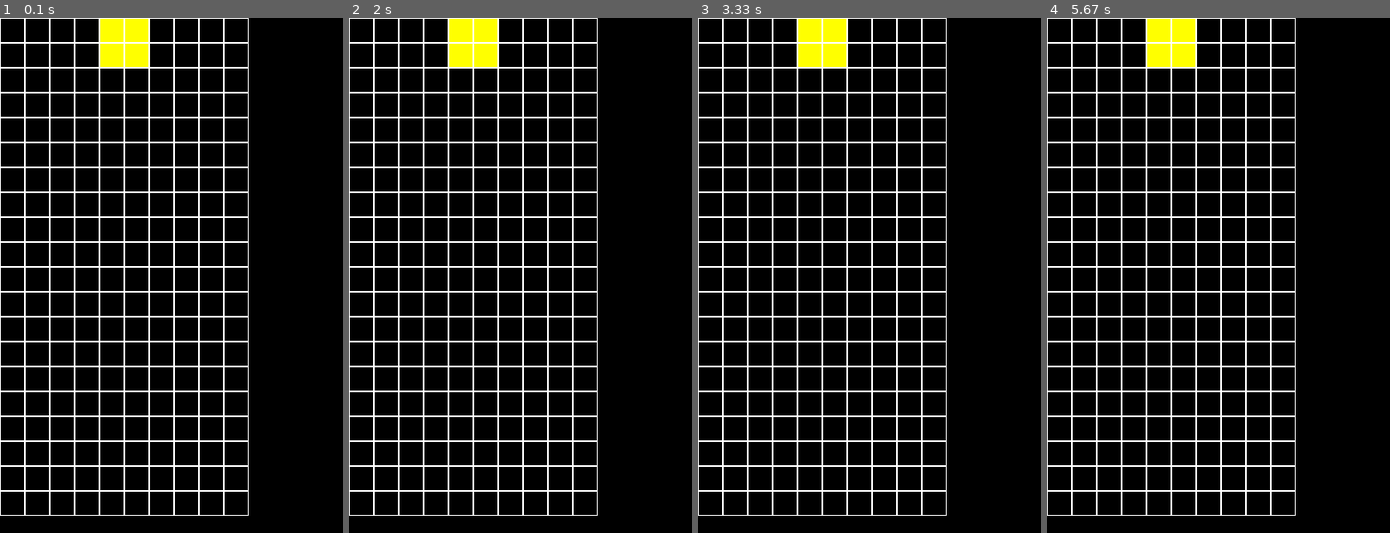
Above: before the commit, frames 1-4 (left to right).
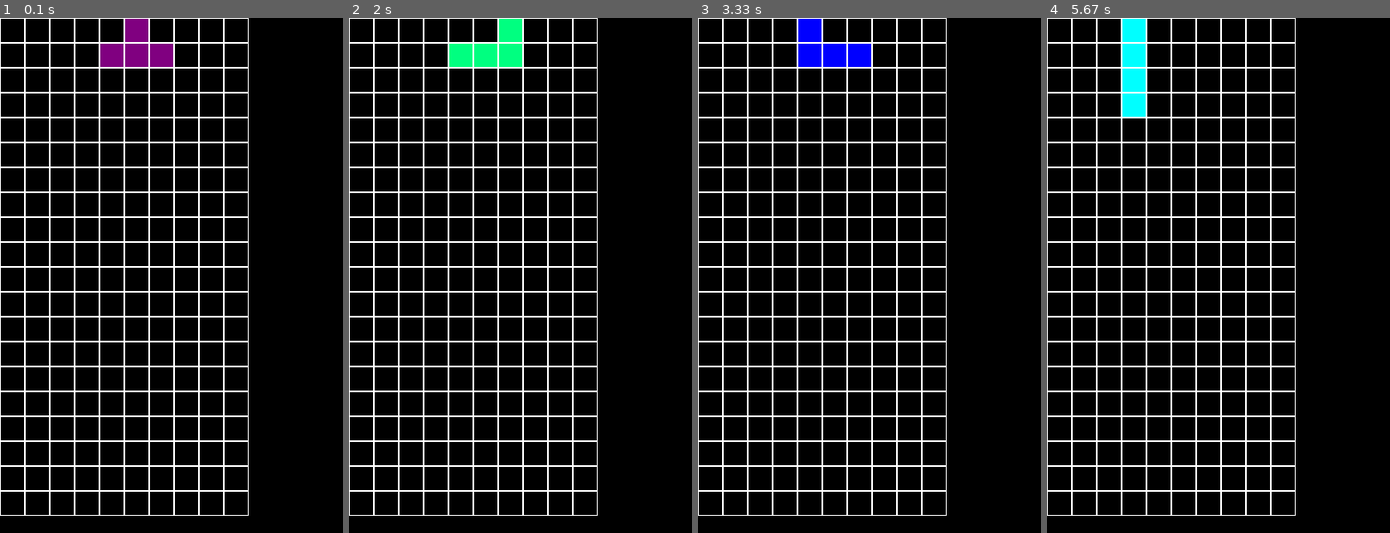
Above: after the commit, the same moments.

Repository: The-Bambi/Pygame_tetris
Game: pygame game, started from main.py
Two runs of this game, one before a commit and one after it. Both use one fixed random seed, a clock stepped at 60 frames per second and the inputs below.
Inputs:
- Up to frame 1 (0.1 s): no input
- Up to frame 2 (2 s): hold Right Ctrl 0.33-0.8 s; hold Right 0.33-0.8 s; hold Right 0.83-1.3 s; tap Right Ctrl at 0.9, 1.2, 1.4, 1.73 s; hold Up 1.33-1.63 s; hold Right from 1.67 s (still down)
- Up to frame 3 (3.33 s): tap Right Ctrl at 2.03, 2.23, 2.53, 2.8, 3.13 s; release Right at 2.13 s; hold Left 2.17-2.7 s; hold Down 2.73-3.03 s; hold Left from 3.07 s (still down)
- Up to frame 4 (5.67 s): tap Right Ctrl at 3.43, 3.57, 3.97, 4.27, 4.63, 5.03, 5.33, 5.53 s; release Left at 3.47 s; hold Up 3.5-3.87 s; hold Right 3.9-4.53 s; hold Down 4.57-4.93 s; hold Left 4.97-5.43 s; hold Right from 5.47 s (still down)

The runs differ from the first frame. In frame 1, 1.5% of the frame differs, in the area x 29-51%, y 0-10%; in frame 2, 1.8%; in frame 3, 1.5%; in frame 4, 2.4%, in the area x 22-44%, y 0-20%.

Commit message:
Added basic, buggy piling mechanic

Diff:
--- a/block.py
+++ b/block.py
@@ -18,21 +18,20 @@
 
     def fall(self):
         self.y +=1
-        print(self.x,self.y)
 
     def moveLeft(self):
         if self.x == 0:
             return
         self.x -= 1
-        print(self.x,self.y)
 
     def moveRight(self):
         if self.x == 10 - self.array.shape[1]:
             return
         self.x += 1
-        print(self.x,self.y)
 
     def rotate(self):
+        if (self.array.shape[0] + self.x) > 9:
+            self.x -= 1
         self.array = np.rot90(self.array)
 
 
--- a/grid.py
+++ b/grid.py
@@ -9,20 +9,18 @@
 class Grid:
     def __init__(self, screen):
         self.grid = np.zeros((10,20))
-        print(self.grid.shape)
+        self.pile = np.zeros((10,20))
         self.screen = screen
         self.activeBlock = None
-        self.pile = Pile()
         self.lastFallTime = time()
         self.fallFreq = 1
 
     def update(self):
-        if self.activeBlock is not None:
-            if time() - self.lastFallTime > self.fallFreq:
+        if time() - self.lastFallTime > self.fallFreq:
+            if self.activeBlock is not None:
                 self.activeBlock.fall()
-                    #self.pile.add_block(self.activeBlock)
-                    #self.spawn()
                 self.lastFallTime = time()
+            else: self.spawn()
 
     def show(self):
         for y_index, line in enumerate(self.grid.T):
@@ -30,7 +28,19 @@
                 color = (0,0,0)
                 if pixl == 1.0:
                     color = (255,255,0)
-                if pixl == 8:
+                if pixl == 2.0:
+                    color = (0,255,255)
+                if pixl == 3.0:
+                    color = (128,0,128)
+                if pixl == 4.0:
+                    color = (0,255,50)
+                if pixl == 5.0:#z
+                    color = (0,255,50)
+                if pixl == 6.0:#j
+                    color = (0,0,255)
+                if pixl == 7.0:#l
+                    color = (0,255,128)
+                if pixl == 8.0:
                     color = (255,255,255)
                 #print(index,': ',pixl,': ',(x, y, 29, 29))
                 draw.rect(self.screen, (255,255,255), (x_index*29, y_index*29, 29, 29),1)
@@ -38,28 +48,25 @@
 
     def reset(self):
         self.grid = np.zeros((10,20))
+        self.grid += self.pile
 
 
     def spawn(self):
-        '''
-        if self.activeBlock is None:
-            block_type = choice("IOTSZJL")
-            if block_type == "I":
-                self.activeBlock = I()
-            if block_type == "O":
-                self.activeBlock = O()
-            if block_type == "T":
-                self.activeBlock = T()
-            if block_type == "S":
-                self.activeBlock = S()
-            if block_type == "Z":
-                self.activeBlock = Z()
-            if block_type == "J":
-                self.activeBlock = J()
-            if block_type == "L":
-                self.activeBlock = L()
-        '''
-        self.activeBlock = O()
+        block_type = choice("IOTSZJL")
+        if block_type == "I":
+            self.activeBlock = I()
+        if block_type == "O":
+            self.activeBlock = O()
+        if block_type == "T":
+            self.activeBlock = T()
+        if block_type == "S":
+            self.activeBlock = S()
+        if block_type == "Z":
+            self.activeBlock = Z()
+        if block_type == "J":
+            self.activeBlock = J()
+        if block_type == "L":
+            self.activeBlock = L()
 
     def fit_block(self):
         if self.activeBlock is not None:
@@ -67,4 +74,23 @@
             x = self.activeBlock.x
             y = self.activeBlock.y
 
-            self.grid[x:x+shape[0],y:y+shape[1]] = self.activeBlock.array
+            self.grid[x:x+shape[1],y:y+shape[0]] += self.activeBlock.array.T
+
+    def check(self):
+        if self.activeBlock is not None:
+            shape = self.activeBlock.array.shape
+            x = self.activeBlock.x
+            y = self.activeBlock.y
+
+            if y + shape[0] > 19:
+                self.pile[x:x+shape[1],y:y+shape[0]] += self.activeBlock.array.T
+                self.activeBlock = None
+                return
+
+            section = self.pile[x:x+shape[1],y+1:y+1+shape[0]] * self.activeBlock.array.T
+
+            for cell in np.nditer(section):
+                if cell != 0:
+                    self.pile[x:x+shape[1],y:y+shape[0]] += self.activeBlock.array.T
+                    self.activeBlock = None
+                    return
--- a/main.py
+++ b/main.py
@@ -17,19 +17,23 @@
         if event.type == pygame.KEYDOWN:
             if event.key == pygame.K_SPACE:
                 done = True
-            if event.key == pygame.K_RCTRL:
-                grid.spawn()
-            if event.key == pygame.K_LEFT:
-                grid.activeBlock.moveLeft()
-            if event.key == pygame.K_RIGHT:
-                grid.activeBlock.moveRight()
-            if event.key == pygame.K_DOWN:
-                grid.activeBlock.fall()
+            if grid.activeBlock is not None:
+                if event.key == pygame.K_RCTRL:
+                    grid.spawn()
+                if event.key == pygame.K_LEFT:
+                    grid.activeBlock.moveLeft()
+                if event.key == pygame.K_RIGHT:
+                    grid.activeBlock.moveRight()
+                if event.key == pygame.K_DOWN:
+                    grid.activeBlock.fall()
+                if event.key == pygame.K_UP:
+                    grid.activeBlock.rotate()
 
     screen.fill((0,0,0))
 
     grid.fit_block()
     grid.update()
+    grid.check()
     grid.show()
     grid.reset()
 
